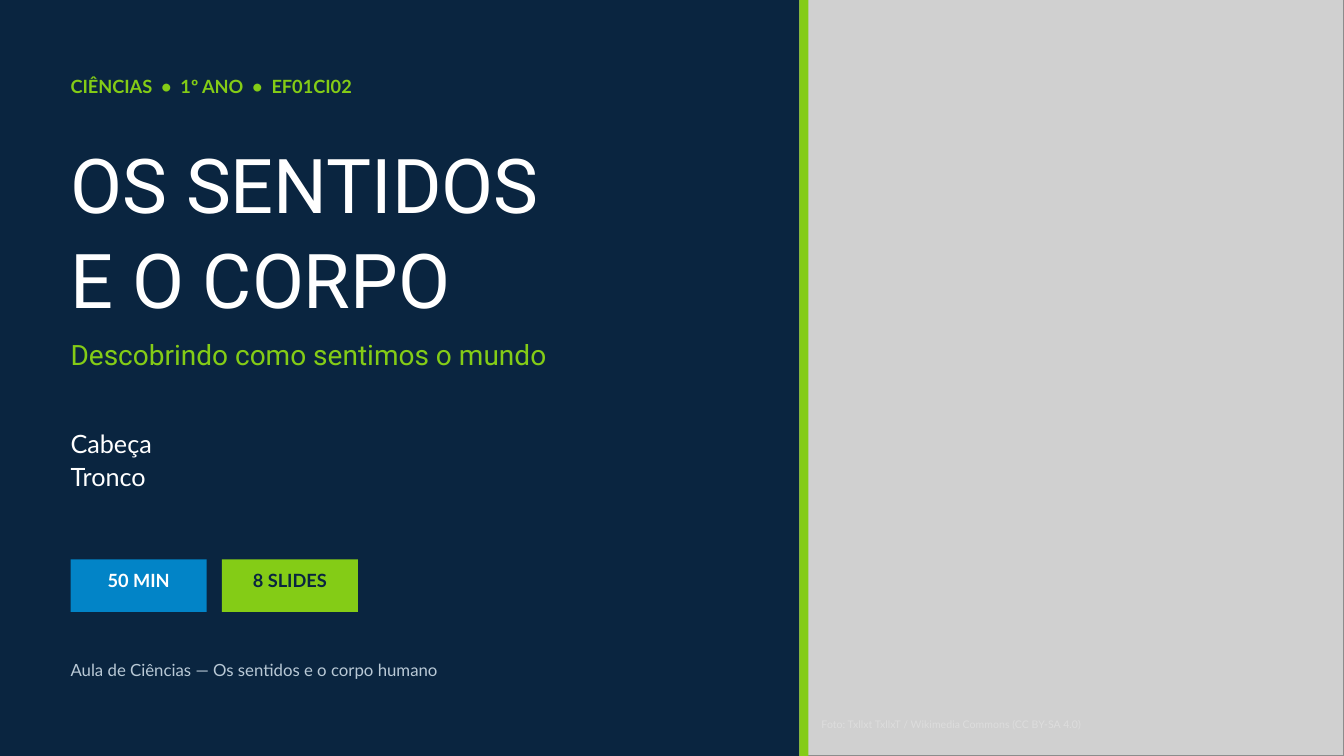
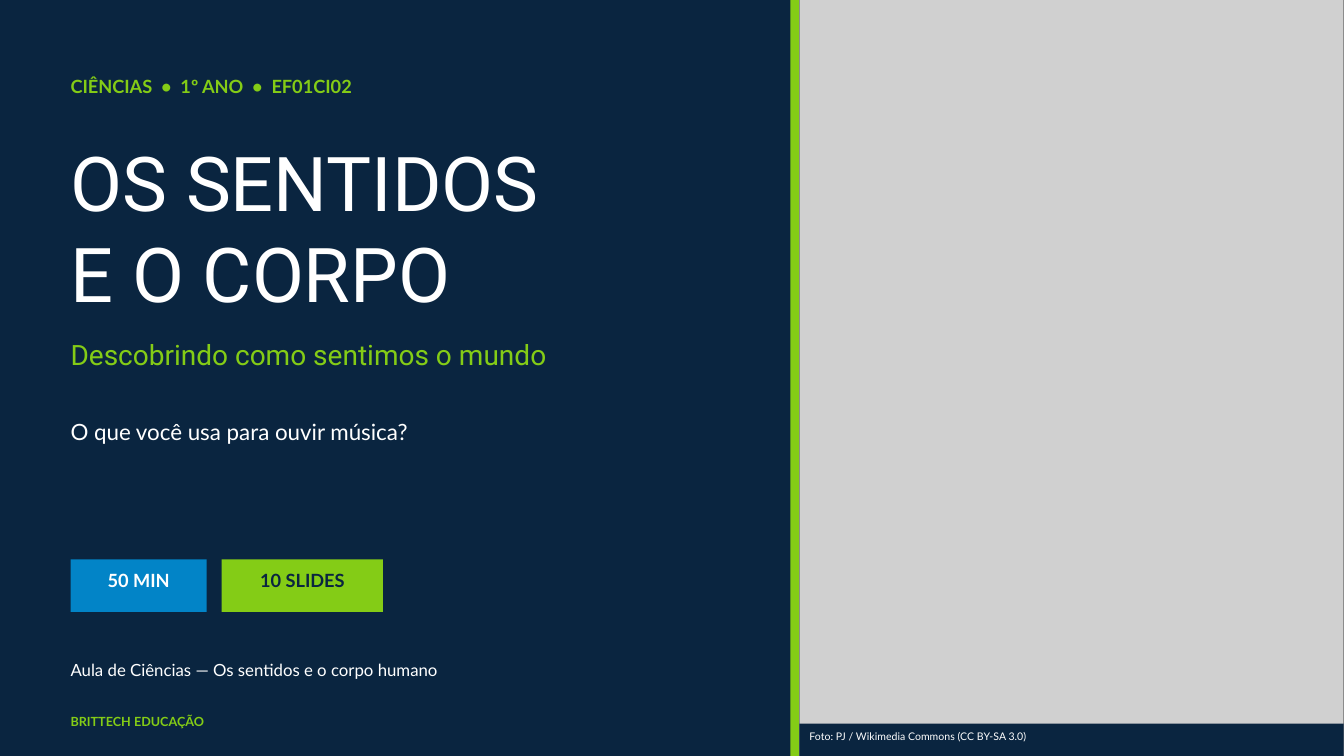
Before and after one commit to thiagollipe-web/brittech-educacao-aulas, a slide deck: slide 1 of fundamental-1/ciencias-1ano-sentidos-corpo.pptx. Drawn at 1344x756 pixels with LibreOffice and Linux fonts; fonts in the diff are those of the drawing; grey boxes stand for pictures. Boxes give left, top, right and bottom in pixels: in the first picture for what was removed or moved away, otherwise in the second. Text is boxed around its words. In the diff, an @@ line names an element or a change of style, - is before the commit and + after.

```diff
--- a/fundamental-1/ciencias-1ano-sentidos-corpo.pptx
+++ b/fundamental-1/ciencias-1ano-sentidos-corpo.pptx
@@ rectangle: place and size @@
-rectangle at [800,0,809,756]
+rectangle at [790,0,800,756]
@@ text "OS SENTIDOS" at [71,156,539,303]: line spacing 1.02 to 1; less space between paragraphs @@
@@ text removed at [71,434,152,486] @@
-Cabeça
-Tronco
@@ text added at [71,423,407,444], 16 pt, text #FFFFFF @@
+O que você usa para ouvir música?
@@ rectangle: place and size @@
-rectangle at [222,560,358,612]
+rectangle at [222,560,383,612]
@@ text at [260,573,345,587]: text changed @@
-8 SLIDES
+10 SLIDES
@@ text "Aula de Ciências — Os ..." at [71,663,438,679]: text colour #B9C9D6 to #FFFFFF; less space between paragraphs @@
@@ text added at [71,715,204,728], 9 pt, text #84CC16, bold @@
+BRITTECH EDUCAÇÃO
@@ rectangle added at [800,724,1344,756], fill #0A2540 @@
@@ text added at [809,732,1027,742], 7.5 pt, text #FFFFFF @@
+Foto: PJ / Wikimedia Commons (CC BY-SA 3.0)
```
Also in this commit, not shown: 2 other slides changed, 7 slides added, 5 slides removed, 4 other files.
